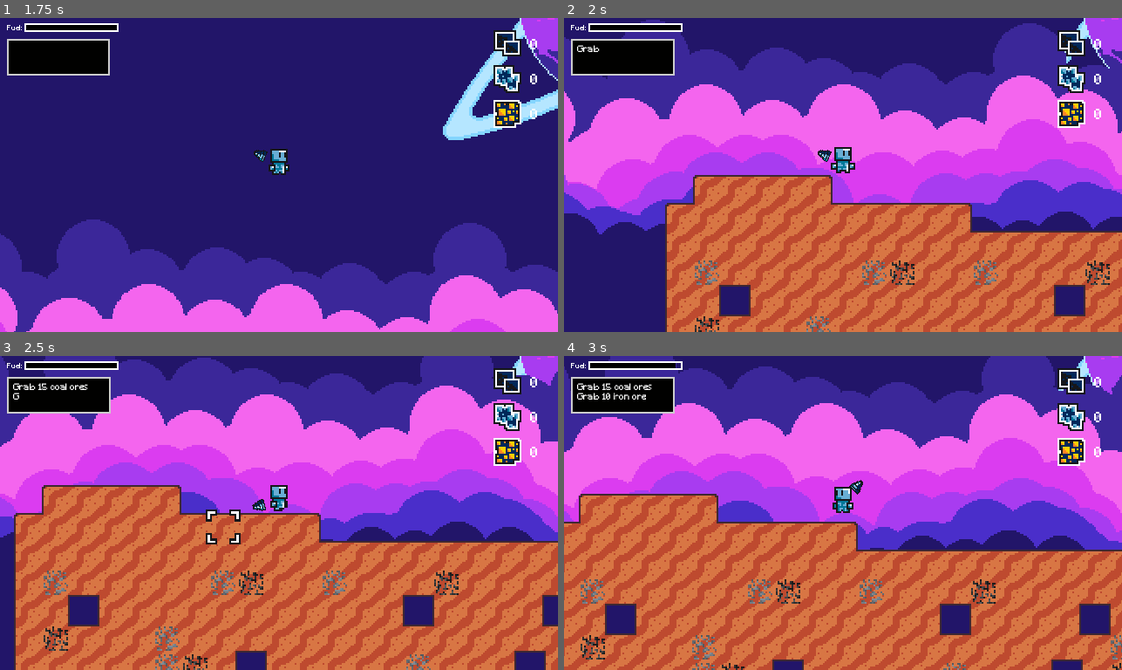
Above: before the commit, frames 1-4 (two rows, left to right).
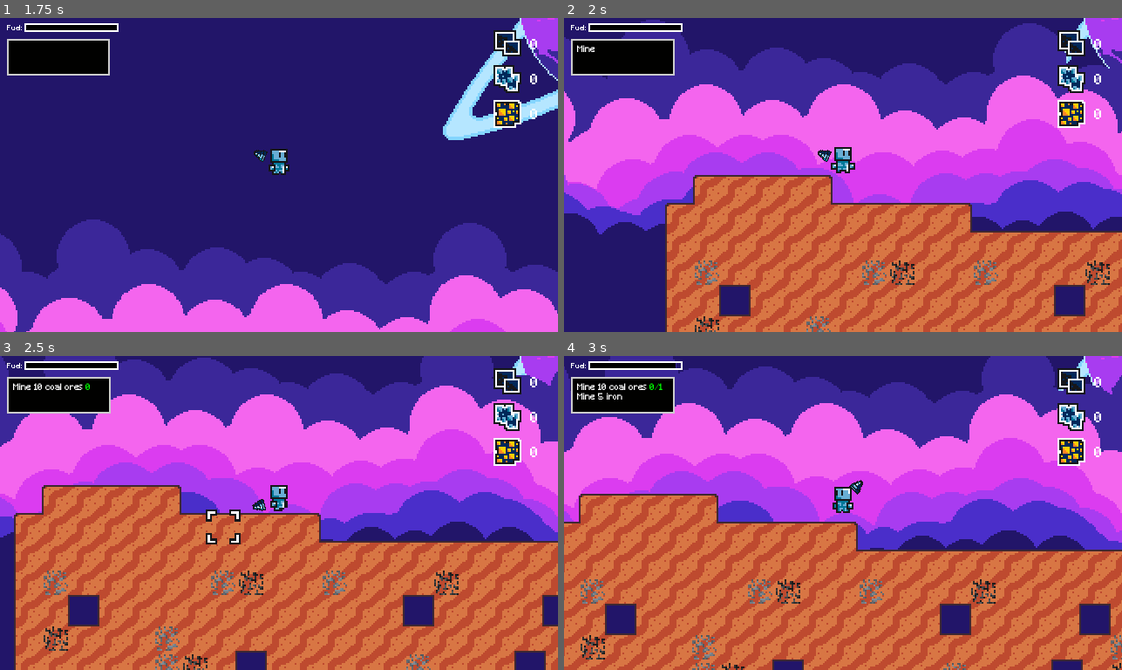
Above: after the commit, the same moments.

Repository: Renan-G-projec/A-Journey-Of-A-Robot
Game: Godot game, scene res://scenes/menu.tscn
Two runs of this game, one before a commit and one after it. Both use one fixed random seed, a clock stepped at 60 frames per second and the inputs below. The engine's default icon, where the game draws it, is replaced by a stand-in: a white triangle on a blue panel in a dark square.
Inputs (mouse positions are in pixels of both pictures, inside the frame that each line leads up to):
- Up to frame 1 (1.75 s): click "Play Game" at 0.5 s; tap Enter at 1.25 s; move the mouse to (33, 55) at 1.27 s; hold D (GoRight) from 1.28 s (still down); tap E (Interact) at 1.35 s; click (33, 55) at 1.42 s; tap Up at 1.52 s
- Up to frame 2 (2 s): keep holding D (GoRight)
- Up to frame 3 (2.5 s): keep holding D (GoRight); move the mouse to (167, 528) at 2.02 s; click (167, 528) at 2.1 s; tap Up at 2.27 s
- Up to frame 4 (3 s): move the mouse to (898, 443) at 2.77 s; release D (GoRight) at 2.78 s; hold A (GoLeft) from 2.78 s (still down); hold Space (UseJetpack) from 2.78 s (still down)

Frame 1 is identical in both runs. In frame 2, less than 0.1% of the frame differs, in the area x 2-7%, y 8-11%; in frame 3, 0.2%; in frame 4, 0.4%, in the area x 2-18%, y 8-14%.

Commit message:
fea: Mission progress system added. AMDG

Diff:
--- /dev/null
+++ b/resources/initial_mission.tres
@@ -0,0 +1,21 @@
+[gd_resource type="Resource" script_class="Mission" format=3 uid="uid://ckfnpssy0lsnt"]
+
+[ext_resource type="Script" uid="uid://dgjhyv2dq546r" path="res://scripts/mission.gd" id="1_gy68k"]
+[ext_resource type="Script" uid="uid://cqc3miai3hcux" path="res://scripts/mission_item.gd" id="2_7kpql"]
+
+[sub_resource type="Resource" id="Resource_gy68k"]
+script = ExtResource("2_7kpql")
+content = "Mine 10 coal ores"
+maximum = 1
+metadata/_custom_type_script = "uid://cqc3miai3hcux"
+
+[sub_resource type="Resource" id="Resource_7kpql"]
+script = ExtResource("2_7kpql")
+content = "Mine 5 iron ores"
+maximum = 1
+metadata/_custom_type_script = "uid://cqc3miai3hcux"
+
+[resource]
+script = ExtResource("1_gy68k")
+items = Array[ExtResource("2_7kpql")]([SubResource("Resource_gy68k"), SubResource("Resource_7kpql")])
+metadata/_custom_type_script = "uid://dgjhyv2dq546r"
--- a/scenes/game_ui.tscn
+++ b/scenes/game_ui.tscn
@@ -4,6 +4,7 @@
 [ext_resource type="Script" uid="uid://plwgmoaboe6e" path="res://scripts/game_ui.gd" id="1_u001w"]
 [ext_resource type="PackedScene" uid="uid://d0c18hhbo0vr1" path="res://scenes/fuel_ui.tscn" id="2_u001w"]
 [ext_resource type="PackedScene" uid="uid://btutqnkv4hfmc" path="res://scenes/mission_ui.tscn" id="4_u2dgd"]
+[ext_resource type="Resource" uid="uid://ckfnpssy0lsnt" path="res://resources/initial_mission.tres" id="5_bt76a"]
 
 [node name="GameUI" type="CanvasLayer" unique_id=435670059]
 script = ExtResource("1_u001w")
@@ -32,6 +33,7 @@
 offset_bottom = 66.0
 text = "Grab 15 coal ores
 Grab 10 iron ores"
+current_mission = ExtResource("5_bt76a")
 
 [node name="TransitionRect" type="ColorRect" parent="." unique_id=707873548]
 visible = false
--- a/scripts/game_ui.gd
+++ b/scripts/game_ui.gd
@@ -2,6 +2,7 @@
 extends CanvasLayer
 
 @onready var transition_rect: ColorRect = $TransitionRect
+@onready var mission: MissionUI = $MissionUI
 var in_transition: bool = false
 
 # This script will just adjust the UI zoom accordingly with the camera.
--- a/scripts/main_game.gd
+++ b/scripts/main_game.gd
@@ -1,6 +1,7 @@
 extends Node2D
 
 @onready var player_inventory: Inventory = preload("res://resources/player_inventory.tres")
+@onready var initial_mission: Mission = preload("res://resources/initial_mission.tres")
 @onready var map: Map = $Map
 @onready var mission_ui: MissionUI = $GameUI/MissionUI
 @onready var fuel_ui: FuelUI = $GameUI/FuelUI
@@ -15,3 +16,10 @@
 
 func _on_map_ore_block_destructed(ore: InventoryItem) -> void:
 	player_inventory.add_item(ore, 1)
+	if ore.name == "Coal":
+		initial_mission.items[0].set_progress(initial_mission.items[0].progress + 1)
+	elif ore.name == "Iron":
+		initial_mission.items[1].set_progress(initial_mission.items[1].progress + 1)
+
+	if initial_mission.is_completed():
+		get_tree().change_scene_to_file("res://scenes/menu.tscn")
--- /dev/null
+++ b/scripts/mission.gd
@@ -0,0 +1,11 @@
+# Ad Maiorem Dei Gloriam!
+class_name Mission
+extends Resource
+
+@export var items: Array[MissionItem]
+
+func is_completed() -> bool:
+	return items.all(is_mission_item_completed)
+
+func is_mission_item_completed(item: MissionItem) -> bool:
+	return item.progress >= item.maximum
--- /dev/null
+++ b/scripts/mission_item.gd
@@ -0,0 +1,13 @@
+# Ad Maiorem Dei Gloriam!
+class_name MissionItem
+extends Resource
+
+@export var content: String
+@export var progress: int
+@export var maximum: int
+
+signal changed_progress(new_progress: int)
+
+func set_progress(new_progress: int) -> void:
+	progress = new_progress
+	changed_progress.emit(new_progress)
--- a/scripts/mission_ui.gd
+++ b/scripts/mission_ui.gd
@@ -10,17 +10,23 @@
 var growing: bool = false
 
 @onready var initial_scale_x: float = scale.x
+@export var current_mission: Mission
 
 func _ready() -> void:
 	scale.x = 0
 
-func display(mission_text: String = text) -> void:
+func display() -> void:
 	growing = true
 	current_char = 0
 	scale.x = 0
-	text = mission_text
 	visible_characters = 0
 	text_timer = text_velocity
+
+	text = ""
+
+	update_text()
+	for item in current_mission.items:
+		item.changed_progress.connect(_on_mission_item_changed_progress)
 
 	queue_redraw()
 
@@ -38,3 +44,11 @@
 			visible_characters += 1
 			if visible_characters >= text.length():
 				typing = false
+
+func update_text() -> void:
+	text = ""
+	for item in current_mission.items:
+		text += item.content + " [color=lime]" + str(item.progress) + "/" + str(item.maximum) + "[/color]\n"
+
+func _on_mission_item_changed_progress(_progress: int) -> void:
+	update_text()
Not shown, added: scripts/mission.gd.uid
Not shown, added: scripts/mission_item.gd.uid
